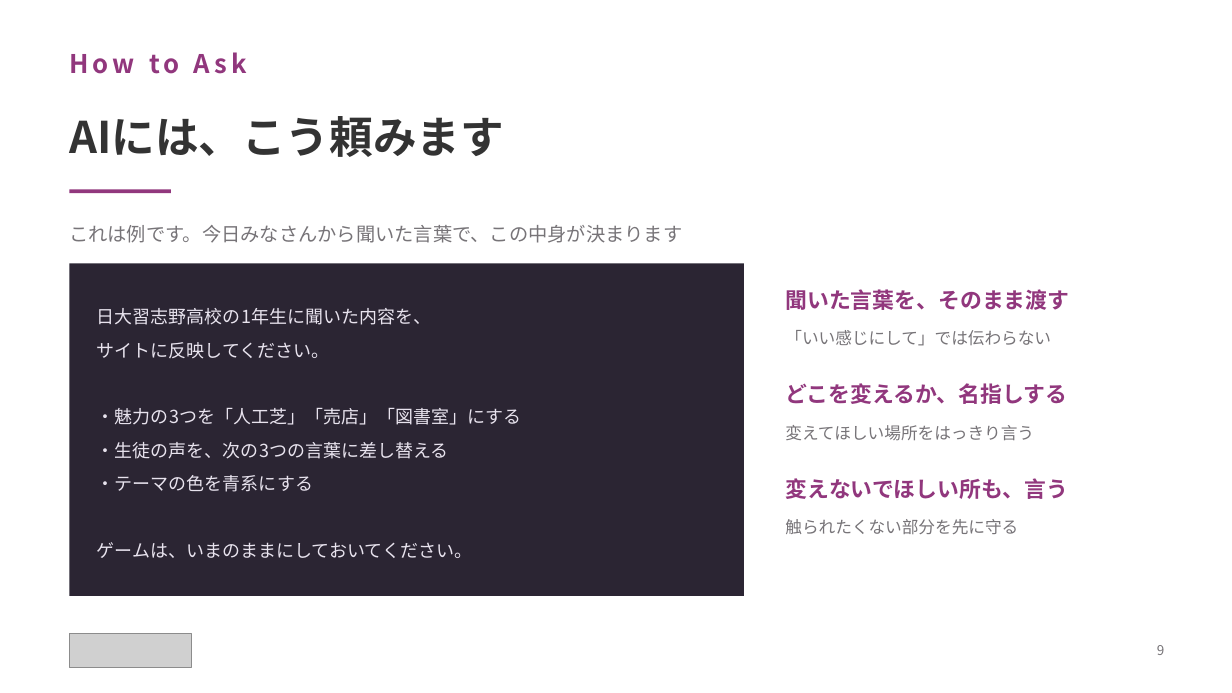
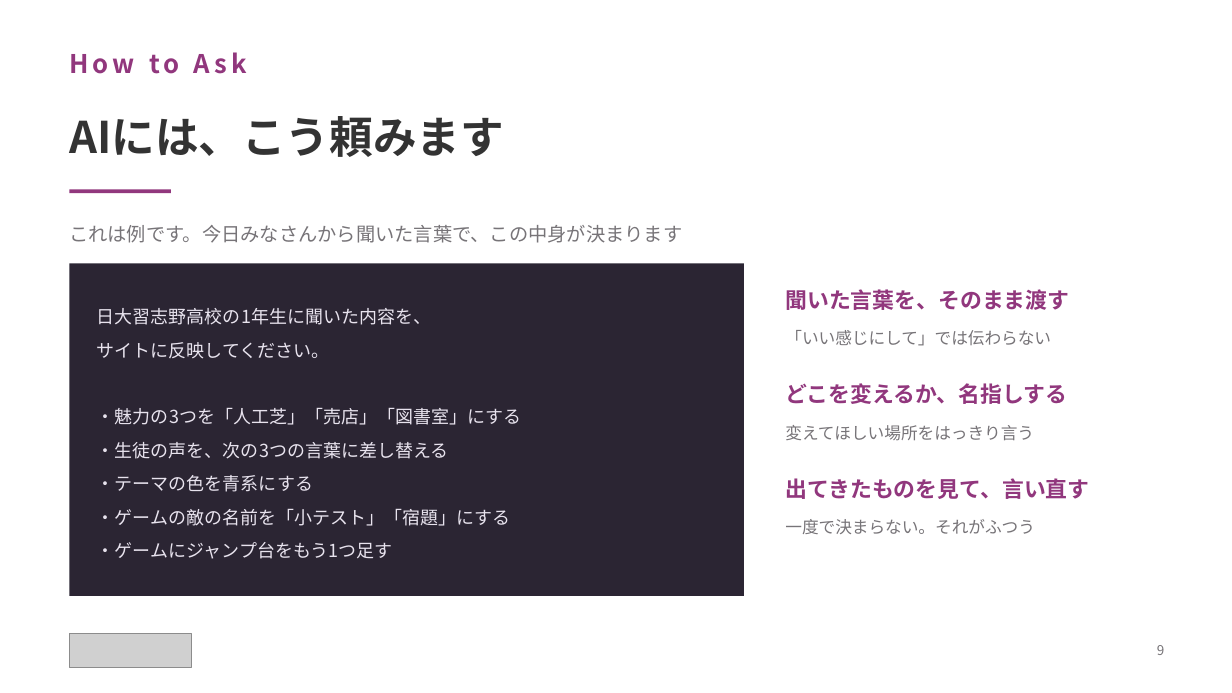
Before and after one commit to yutakaJssst/narashino-visit-2, a slide deck: slide 9 of slides/nichinara20260908.pptx. Drawn at 1232x693 pixels with LibreOffice and Linux fonts; fonts in the diff are those of the drawing; grey boxes stand for pictures. Boxes give left, top, right and bottom in pixels: in the first picture for what was removed or moved away, otherwise in the second. Text is boxed around its words. In the diff, an @@ line names an element or a change of style, - is before the commit and + after.

```diff
--- a/slides/nichinara20260908.pptx
+++ b/slides/nichinara20260908.pptx
@@ text at box(785, 478, 1089, 534): text changed @@
-変えないでほしい所も、言う
-触られたくない部分を先に守る
+出てきたものを見て、言い直す
+一度で決まらない。それがふつう
@@ text at box(97, 509, 511, 559): text changed @@
-ゲームは、いまのままにしておいてください。
+・ゲームの敵の名前を「小テスト」「宿題」にする
+・ゲームにジャンプ台をもう1つ足す
```
Also in this commit, not shown: 1 other slide changed, 3 other files.
